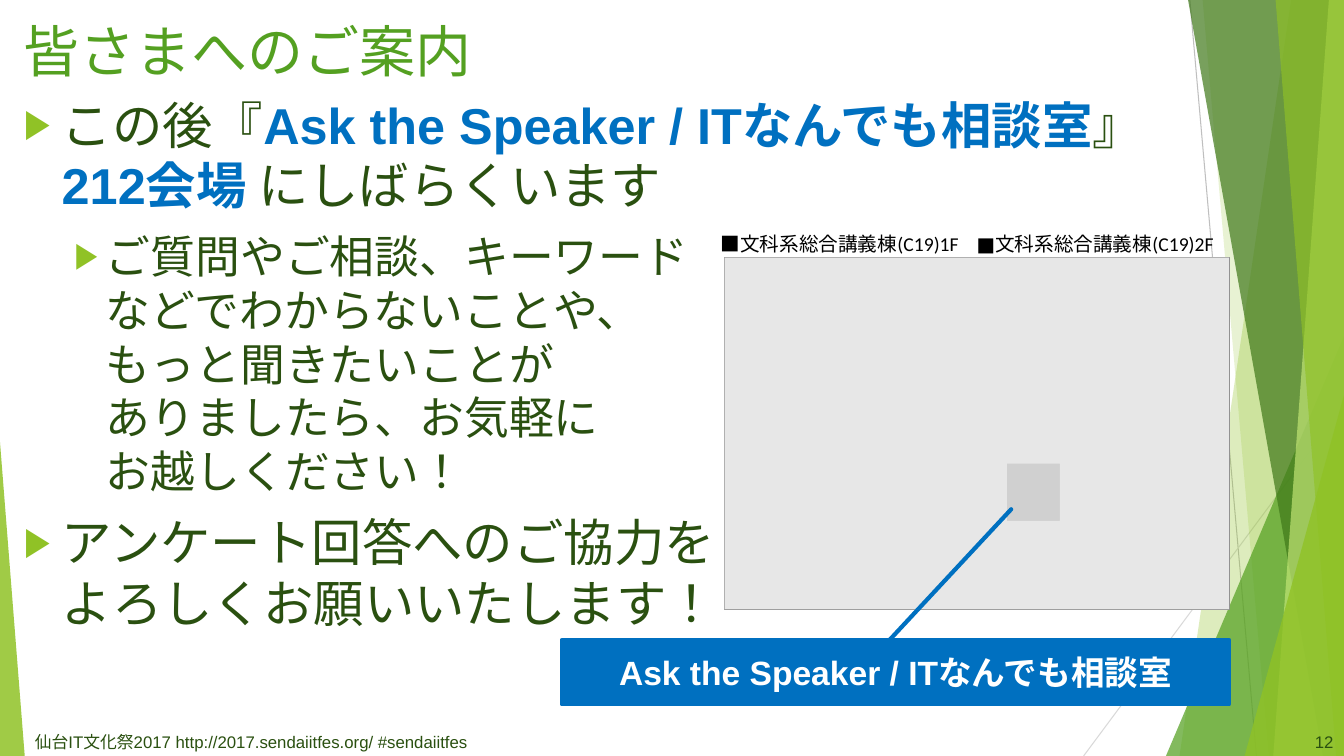
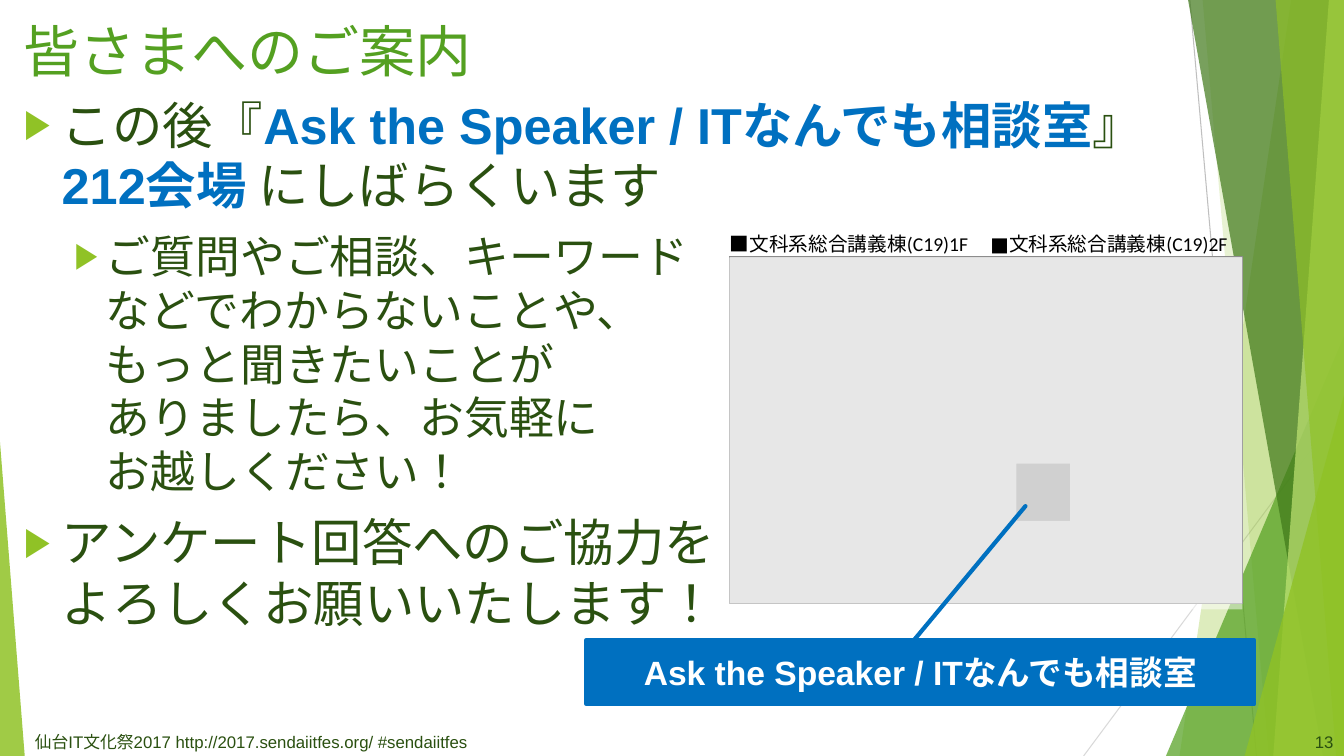
Before and after one commit to fullvirtue/sendaiitfes2017, a slide deck: slide 14 of source/assets/files/sendaiitfes_pptx_template.pptx (slide 13 before the commit). Drawn at 1344x756 pixels with LibreOffice and Linux fonts; fonts in the diff are those of the drawing; grey boxes stand for pictures. Boxes give left, top, right and bottom in pixels: in the first picture for what was removed or moved away, otherwise in the second. Text is boxed around its words. In the diff, an @@ line names an element or a change of style, - is before the commit and + after.

```diff
--- a/source/assets/files/sendaiitfes_pptx_template.pptx
+++ b/source/assets/files/sendaiitfes_pptx_template.pptx
@@ text "■文科系総合講義棟(C19)1F ■文科系総合講義棟(C19)2F" rewrapped from bbox=[721, 234, 1214, 256] to bbox=[730, 234, 1227, 257] @@
@@ picture: place and size @@
-picture at bbox=[725, 257, 1230, 609]
+picture at bbox=[729, 256, 1242, 604]
@@ freeform shape: place and size @@
-freeform shape at bbox=[725, 257, 1230, 609]
+freeform shape at bbox=[729, 257, 1242, 609]
@@ border callout "Ask the Speaker / ITなんでも相談室": place and size @@
-border callout "Ask the Speaker / ITなんでも相談室" at bbox=[562, 640, 1229, 705]
+border callout "Ask the Speaker / ITなんでも相談室" at bbox=[587, 640, 1254, 705]
@@ border callout "Ask the Speaker / ITなんでも相談室" at bbox=[587, 640, 1254, 705]: proportions changed @@
@@ page number at bbox=[1315, 736, 1334, 748]: text changed @@
-12
+13
```
Also in this commit, not shown: 8 other slides changed, 3 slides added, 1 other file.
